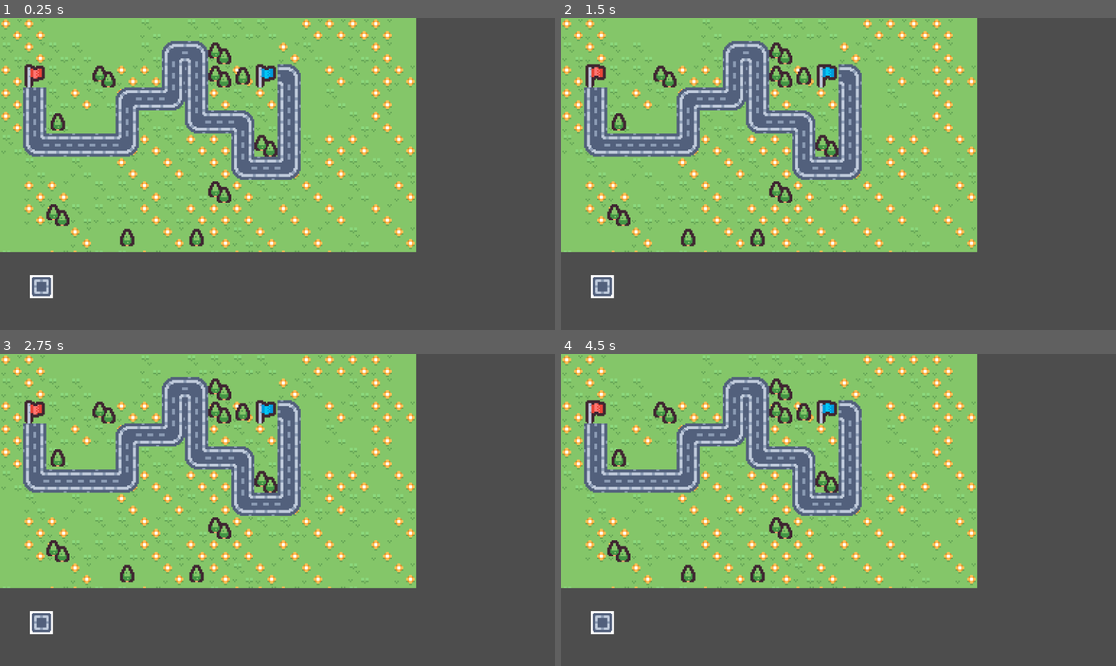
Above: before the commit, frames 1-4 (two rows, left to right).
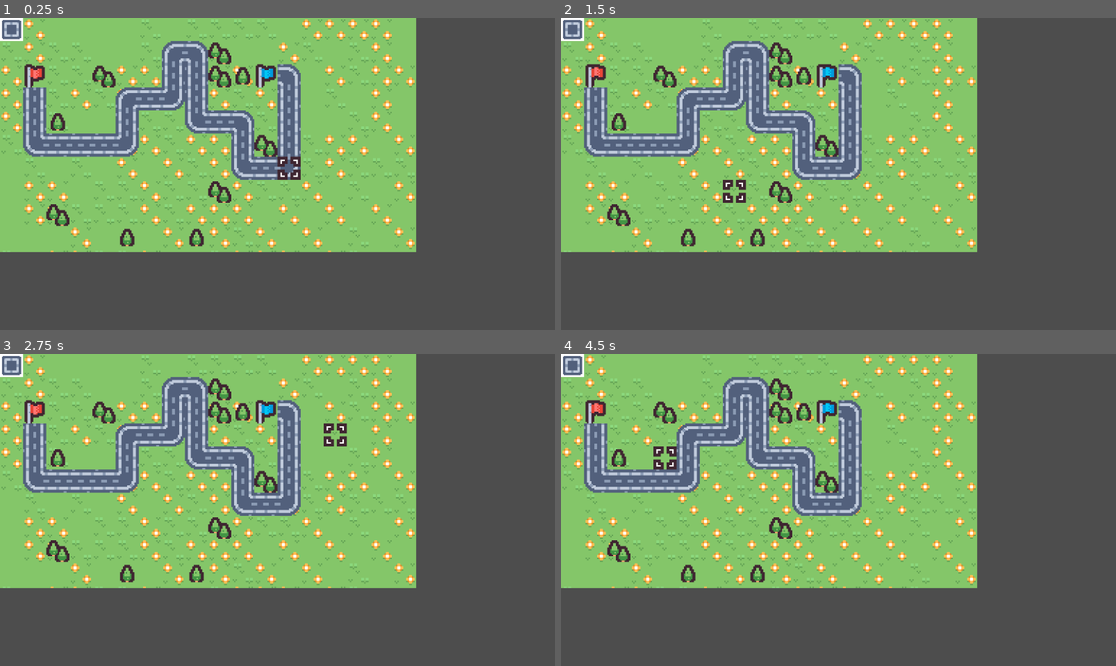
Above: after the commit, the same moments.

Repository: nuzcraft/trails-roads-rails
Game: Godot game, scene res://scenes/main.tscn
Same seed, same stepped clock (60 frames per second), same inputs: the game is played once before the commit and once after it.
Inputs (mouse positions are in pixels of both pictures, inside the frame that each line leads up to):
- Up to frame 1 (0.25 s): no input
- Up to frame 2 (1.5 s): tap Enter at 0.5 s; move the mouse to (960, 158) at 0.52 s; click (960, 158) at 0.67 s; tap Space at 1.25 s; move the mouse to (727, 189) at 1.27 s; click (727, 189) at 1.42 s
- Up to frame 3 (2.75 s): tap Enter at 2 s; move the mouse to (333, 441) at 2.02 s; click (333, 441) at 2.17 s
- Up to frame 4 (4.5 s): tap Space at 2.75, 4.25 s; move the mouse to (810, 572) at 2.77 s; click (810, 572) at 2.92 s; tap Enter at 3.5 s; move the mouse to (1005, 556) at 3.52 s; click (1005, 556) at 3.67 s; move the mouse to (672, 463) at 4.27 s; click (672, 463) at 4.42 s

The runs differ from the first frame. In frame 1, 0.9% of the frame differs, in the area x 0-55%, y 0-90%; in frame 2, 0.9%; in frame 3, 0.9%; in frame 4, 0.9%.

Commit message:
adding card scene

Diff:
--- /dev/null
+++ b/scenes/card.gd
@@ -0,0 +1,50 @@
+extends Control
+class_name Card
+
+var return_pos: Vector2
+
+enum STATE {
+	STATIC,
+	FOLLOWING
+}
+
+var current_state: int =  STATE.STATIC
+
+func _ready() -> void:
+	return_pos = position
+
+func _process(delta: float) -> void:
+	match current_state:
+		STATE.STATIC:
+			modulate.a = 1.0
+			pass
+		STATE.FOLLOWING:
+			position = round(get_global_mouse_position() - (size / 4))
+			modulate.a = 0.5
+
+func _on_gui_input(event: InputEvent) -> void:
+	if event is InputEventMouseButton and event.pressed:
+		match event.button_index:
+			MOUSE_BUTTON_LEFT:
+				print("Left mouse button")
+				current_state = STATE.FOLLOWING
+			#MOUSE_BUTTON_RIGHT:
+				#print("right mouse button")
+				#var tween = get_tree().create_tween()
+				#tween.set_ease(Tween.EASE_IN_OUT)
+				#tween.tween_property(self, "position", return_pos, 0.2)
+				#current_state = STATE.STATIC
+	elif event is InputEventMouseButton and not event.pressed:
+		match event.button_index:
+			MOUSE_BUTTON_LEFT:
+				print("Left mouse button released")
+				var tween = get_tree().create_tween()
+				tween.set_ease(Tween.EASE_IN_OUT)
+				tween.tween_property(self, "position", return_pos, 0.2)
+				current_state = STATE.STATIC
+			#MOUSE_BUTTON_RIGHT:
+				#print("right mouse button")
+				#var tween = get_tree().create_tween()
+				#tween.set_ease(Tween.EASE_IN_OUT)
+				#tween.tween_property(self, "position", return_pos, 0.2)
+				#current_state = STATE.STATIC
--- a/scenes/card.tscn
+++ b/scenes/card.tscn
@@ -1,5 +1,6 @@
-[gd_scene load_steps=3 format=3 uid="uid://cxvwx7q4ct2qd"]
+[gd_scene load_steps=4 format=3 uid="uid://cxvwx7q4ct2qd"]
 
+[ext_resource type="Script" path="res://scenes/card.gd" id="1_klpha"]
 [ext_resource type="Texture2D" uid="uid://cg3h6g2bsiy8s" path="res://assets/kenney-tiny-battle/tilemap_packed.png" id="1_rxqnl"]
 
 [sub_resource type="AtlasTexture" id="AtlasTexture_vt1ow"]
@@ -14,6 +15,7 @@
 offset_bottom = 48.0
 size_flags_horizontal = 4
 size_flags_vertical = 4
+script = ExtResource("1_klpha")
 
 [node name="ColorRect" type="ColorRect" parent="."]
 layout_mode = 1
@@ -37,3 +39,5 @@
 grow_horizontal = 2
 grow_vertical = 2
 texture = SubResource("AtlasTexture_vt1ow")
+
+[connection signal="gui_input" from="." to="." method="_on_gui_input"]
--- /dev/null
+++ b/scenes/grid_cursor.gd
@@ -0,0 +1,15 @@
+@tool
+extends Node2D
+class_name GridCursor
+
+
+# Called when the node enters the scene tree for the first time.
+#func _ready() -> void:
+	#pass # Replace with function body.
+
+
+# Called every frame. 'delta' is the elapsed time since the previous frame.
+func _process(delta: float) -> void:
+	var pos = get_global_mouse_position()
+	var quantized_pos: Vector2 = 16 * floor(pos / 16) + Vector2(8, 8)
+	global_position = quantized_pos
--- /dev/null
+++ b/scenes/grid_cursor.tscn
@@ -0,0 +1,14 @@
+[gd_scene load_steps=4 format=3 uid="uid://7sblqvhw6rhk"]
+
+[ext_resource type="Script" path="res://scenes/grid_cursor.gd" id="1_bn804"]
+[ext_resource type="Texture2D" uid="uid://cg3h6g2bsiy8s" path="res://assets/kenney-tiny-battle/tilemap_packed.png" id="1_xxadd"]
+
+[sub_resource type="AtlasTexture" id="AtlasTexture_tu0b7"]
+atlas = ExtResource("1_xxadd")
+region = Rect2(112, 48, 16, 16)
+
+[node name="GridCursor" type="Node2D"]
+script = ExtResource("1_bn804")
+
+[node name="Sprite2D" type="Sprite2D" parent="."]
+texture = SubResource("AtlasTexture_tu0b7")
--- /dev/null
+++ b/scenes/main.gd
@@ -0,0 +1,11 @@
+extends Node
+
+
+# Called when the node enters the scene tree for the first time.
+func _ready() -> void:
+	pass # Replace with function body.
+
+
+# Called every frame. 'delta' is the elapsed time since the previous frame.
+func _process(delta: float) -> void:
+	pass
--- a/scenes/main.tscn
+++ b/scenes/main.tscn
@@ -1,9 +1,12 @@
-[gd_scene load_steps=3 format=4 uid="uid://c7gdxxf0oydxh"]
+[gd_scene load_steps=5 format=4 uid="uid://c7gdxxf0oydxh"]
 
 [ext_resource type="TileSet" uid="uid://csb8dcao3si8j" path="res://resources/tiny-battle-tileset.tres" id="1_ow657"]
+[ext_resource type="Script" path="res://scenes/main.gd" id="1_ukryv"]
+[ext_resource type="PackedScene" uid="uid://7sblqvhw6rhk" path="res://scenes/grid_cursor.tscn" id="2_7h2p8"]
 [ext_resource type="PackedScene" uid="uid://cxvwx7q4ct2qd" path="res://scenes/card.tscn" id="2_ur03e"]
 
 [node name="Main" type="Node"]
+script = ExtResource("1_ukryv")
 
 [node name="Control" type="Control" parent="."]
 layout_mode = 3
@@ -12,6 +15,7 @@
 anchor_bottom = 1.0
 grow_horizontal = 2
 grow_vertical = 2
+mouse_filter = 1
 
 [node name="SubViewportContainer" type="SubViewportContainer" parent="Control"]
 layout_mode = 1
@@ -36,9 +40,7 @@
 tile_map_data = PackedByteArray("AAABAAMAAAAAAAgAAAABAAQAAAAAAAgAAAACAAQAAAAEAAUAAAACAAUAAAACAAYAAAADAAUAAAACAAYAAAAEAA …(544 unchanged characters)…
 tile_set = ExtResource("1_ow657")
 
+[node name="GridCursor" parent="Control/SubViewportContainer/SubViewport" instance=ExtResource("2_7h2p8")]
+position = Vector2(8, -56)
+
 [node name="Card" parent="Control" instance=ExtResource("2_ur03e")]
-layout_mode = 1
-offset_left = 62.0
-offset_top = 534.0
-offset_right = 62.0
-offset_bottom = 534.0
